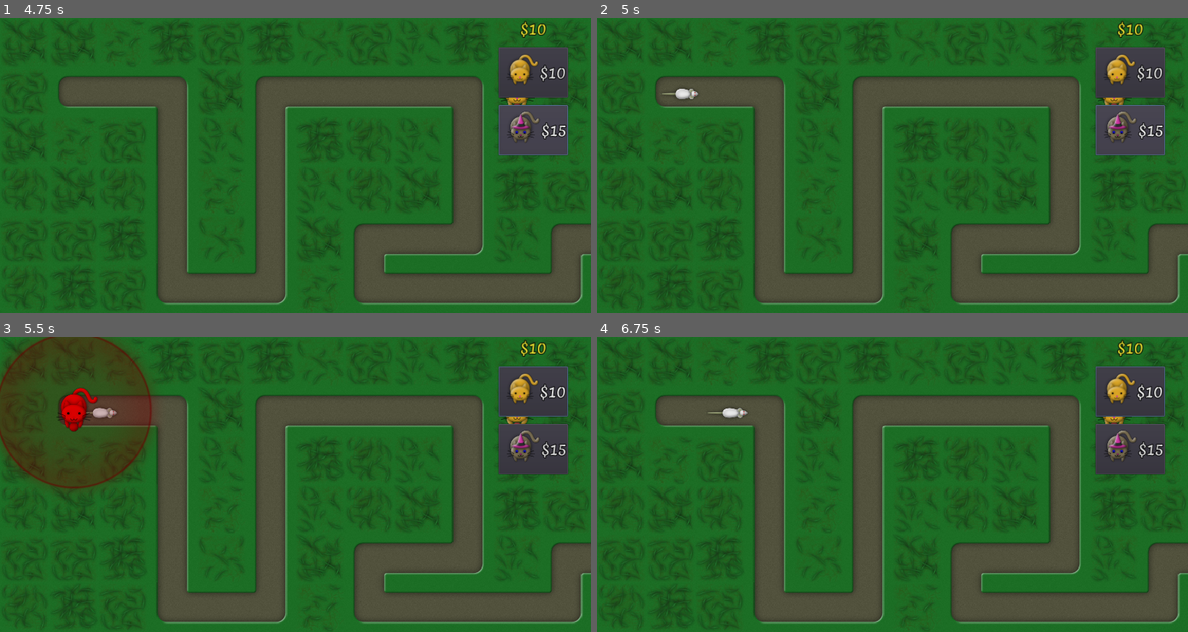
Above: before the commit, frames 1-4 (two rows, left to right).
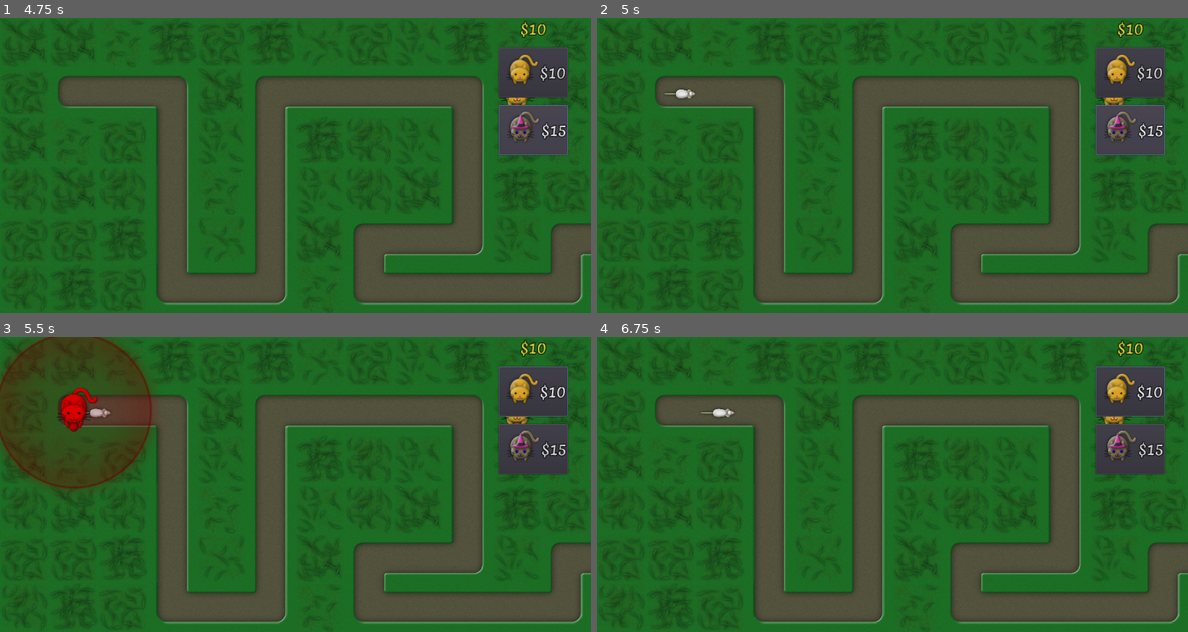
Above: after the commit, the same moments.

Repository: vibrunazo/godot-cats
Game: Godot game, scene res://scenes/Map.tscn
The game is run twice, just before and just after one commit, with the same random seed, the same clock (stepped at 60 frames per second) and the same inputs.
Inputs (mouse positions are in pixels of both pictures, inside the frame that each line leads up to):
- Up to frame 1 (4.75 s): click "$10" at 0.5 s; click "$15" at 1.25 s; click "$10" at 2 s; click "$15" at 2.75 s; click "$10" at 3.5 s; click "$15" at 4.25 s
- Up to frame 2 (5 s): no input
- Up to frame 3 (5.5 s): tap Enter at 5 s; drag from (520, 410) to (94, 413) at 5.02 s
- Up to frame 4 (6.75 s): drag from (774, 499) to (709, 413) at 5.77 s; tap Space at 6.5 s; move the mouse to (951, 419) at 6.52 s; click (951, 419) at 6.67 s

Frame 1 is identical in both runs. In frame 2, less than 0.1% of the frame differs, in the area x 11-18%, y 24-28%; in frame 3, less than 0.1%; in frame 4, 0.2%, in the area x 17-26%, y 24-28%.

Commit message:
mice have random health, size and speed

Diff:
--- a/scenes/Blast.gd
+++ b/scenes/Blast.gd
@@ -11,7 +11,6 @@
 	pass # Replace with function body.
 
 func start(size: float):
-	print('so anyway I started blasting')
 	$Sprite.scale = Vector2(size / 200, size / 200)
 	$AnimationPlayer.play("boom")
 	yield($AnimationPlayer, "animation_finished")
--- a/scenes/Map.gd
+++ b/scenes/Map.gd
@@ -13,6 +13,8 @@
 #	[0, 0]: "cat1",
 #	[1, 2]: "cat2"
 }
+
+var spawn_count := 0
 
 # Called when the node enters the scene tree for the first time.
 func _ready():
@@ -105,8 +107,15 @@
 	return true
 
 func spawn_new_mouse():
+	spawn_count += 1
 	var mouse = mouse_scene.instance()
 	mouse.position = Vector2(0, 0)
+	var min_size = 30
+	var max_size = 30 + spawn_count * 0.2
+	var min_speed = 40
+	var max_speed = min(100, 30 + spawn_count * 0.3)
+	mouse.max_health = rand_range(min_size, max_size)
+	mouse.speed = rand_range(min_speed, max_speed)
 	el_path.add_child(mouse)
 	mouse.connect("killed", self, "_on_mouse_killed", [mouse])
 
@@ -115,12 +124,13 @@
 	if $SpawnTimer.wait_time >= 3.0:
 		$SpawnTimer.wait_time -= 0.2#$SpawnTimer.wait_time * 0.05
 	elif $SpawnTimer.wait_time >= 1.5:
-		$SpawnTimer.wait_time -= $SpawnTimer.wait_time * 0.025
+		$SpawnTimer.wait_time -= $SpawnTimer.wait_time * 0.03
 	elif $SpawnTimer.wait_time >= 1.0:
+		$SpawnTimer.wait_time -= $SpawnTimer.wait_time * 0.02
+	elif $SpawnTimer.wait_time >= 0.3:
 		$SpawnTimer.wait_time -= $SpawnTimer.wait_time * 0.01
-	elif $SpawnTimer.wait_time >= 0.3:
-		$SpawnTimer.wait_time -= $SpawnTimer.wait_time * 0.005
-	print("new spawn timer is %f" % $SpawnTimer.wait_time)
+	if $SpawnTimer.wait_time >= 0.3:
+		print("new spawn timer is %f" % $SpawnTimer.wait_time)
 
 
 func _on_mouse_killed(mouse: Mouse):
--- a/scenes/Mouse.gd
+++ b/scenes/Mouse.gd
@@ -7,10 +7,10 @@
 # var a = 2
 # var b = "text"
 var t = 0
-export var speed := 50
-export var max_health := 50
+export var speed := 50.0
+export var max_health := 50.0
 export var OFFSET_RANGE := 15
-var health := 0
+var health := 50.0
 var alive := true
 
 var rng: RandomNumberGenerator = Global.rng
@@ -18,10 +18,12 @@
 
 # Called when the node enters the scene tree for the first time.
 func _ready():
-	$AnimationPlayer.play("walk", 0, 1.4)
+	health = max_health
+	start_walking()
+	update_scale()
 	h_offset = rng.randf_range(-OFFSET_RANGE, OFFSET_RANGE) * 2
 	v_offset = rng.randf_range(-OFFSET_RANGE, OFFSET_RANGE)
-	health = max_health
+	print("mouse ready with %s health and %s speed" % [health, speed])
 #	$Sprite.offset = Vector2(rng.randf_range(-OFFSET_RANGE, OFFSET_RANGE) * 2, rng.randf_range(-OFFSET_RANGE, OFFSET_RANGE))
 
 # Called every frame. 'delta' is the elapsed time since the previous frame.
@@ -35,14 +37,20 @@
 	alive = false
 	queue_free()
 
+func start_walking():
+	$AnimationPlayer.play("walk", 0, 1.4)
+
 func show_target_index(show: bool, index: String = ''):
 #	if !Global.DEBUG: return
 	$TargetIndexLabel.visible = show
 	$TargetIndexLabel.text = index
 
 func _physics_process(delta):
+	# if I got to the end of the map
 	if unit_offset >= 1.0:
 		end()
+		return
+	if $AnimationPlayer.current_animation != "walk":
 		return
 	var final_speed := speed
 	if $AnimationPlayer.current_animation_position < 0.125:
@@ -52,6 +60,11 @@
 	t += delta * final_speed
 	offset = t
 
+func update_scale():
+	var size = 0.625 + health * 0.0075
+	size = min(size, 1.6)
+	scale = Vector2(size, size)
+
 func on_hit(bullet: Node2D):
 	health -= bullet.damage
 	if health <= 0 and alive:
@@ -59,3 +72,8 @@
 		alive = false
 		emit_signal("killed")
 		end()
+	else:
+		update_scale()
+		$AnimationPlayer.play("gethit")
+		yield($AnimationPlayer, "animation_finished")
+		start_walking()
--- a/scenes/Mouse.tscn
+++ b/scenes/Mouse.tscn
@@ -32,6 +32,47 @@
 "transitions": PoolRealArray( 1 ),
 "update": 0,
 "values": [ Vector2( 0, 0 ) ]
+}
+tracks/2/type = "value"
+tracks/2/path = NodePath("Sprite:modulate")
+tracks/2/interp = 1
+tracks/2/loop_wrap = true
+tracks/2/imported = false
+tracks/2/enabled = true
+tracks/2/keys = {
+"times": PoolRealArray( 0 ),
+"transitions": PoolRealArray( 1 ),
+"update": 0,
+"values": [ Color( 1, 1, 1, 1 ) ]
+}
+
+[sub_resource type="Animation" id=4]
+resource_name = "gethit"
+length = 0.2
+step = 0.05
+tracks/0/type = "value"
+tracks/0/path = NodePath("Sprite:scale")
+tracks/0/interp = 1
+tracks/0/loop_wrap = true
+tracks/0/imported = false
+tracks/0/enabled = true
+tracks/0/keys = {
+"times": PoolRealArray( 0, 0.1, 0.2 ),
+"transitions": PoolRealArray( 1, 1, 1 ),
+"update": 0,
+"values": [ Vector2( 0.8, 1 ), Vector2( 0.8, 1 ), Vector2( 1, 1 ) ]
+}
+tracks/1/type = "value"
+tracks/1/path = NodePath("Sprite:modulate")
+tracks/1/interp = 1
+tracks/1/loop_wrap = true
+tracks/1/imported = false
+tracks/1/enabled = true
+tracks/1/keys = {
+"times": PoolRealArray( 0, 0.05, 0.2 ),
+"transitions": PoolRealArray( 1, 1, 1 ),
+"update": 0,
+"values": [ Color( 0.721569, 0.207843, 0.207843, 1 ), Color( 0.721569, 0.207843, 0.207843, 1 ), Color( 1, 1, 1, 1 ) ]
 }
 
 [sub_resource type="Animation" id=3]
@@ -92,4 +133,5 @@
 
 [node name="AnimationPlayer" type="AnimationPlayer" parent="."]
 anims/RESET = SubResource( 2 )
+anims/gethit = SubResource( 4 )
 anims/walk = SubResource( 3 )
--- a/scenes/cats/Cat02.tscn
+++ b/scenes/cats/Cat02.tscn
@@ -396,7 +396,7 @@
 
 [node name="Cat" type="Node2D"]
 script = ExtResource( 1 )
-damage = 12
+damage = 8
 shot_speed = 200
 
 [node name="SelectionCircle" type="Sprite" parent="."]
Not shown: 1 places in scenes/Mouse.tscn that only renumber resources
